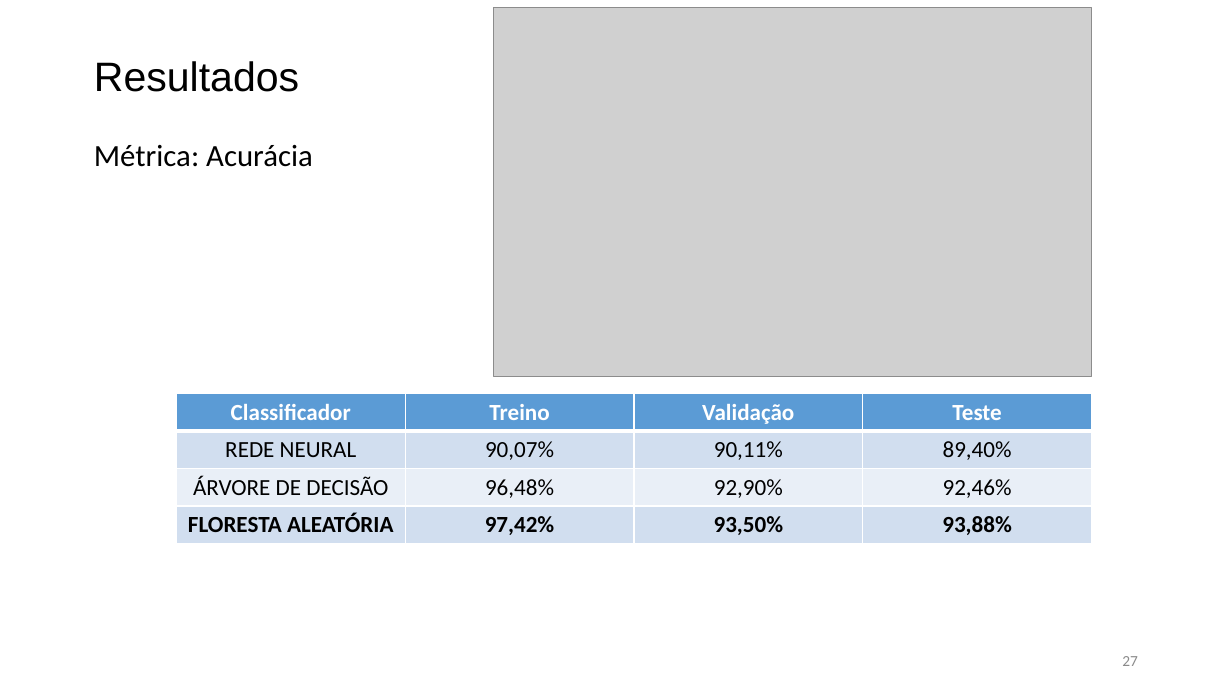
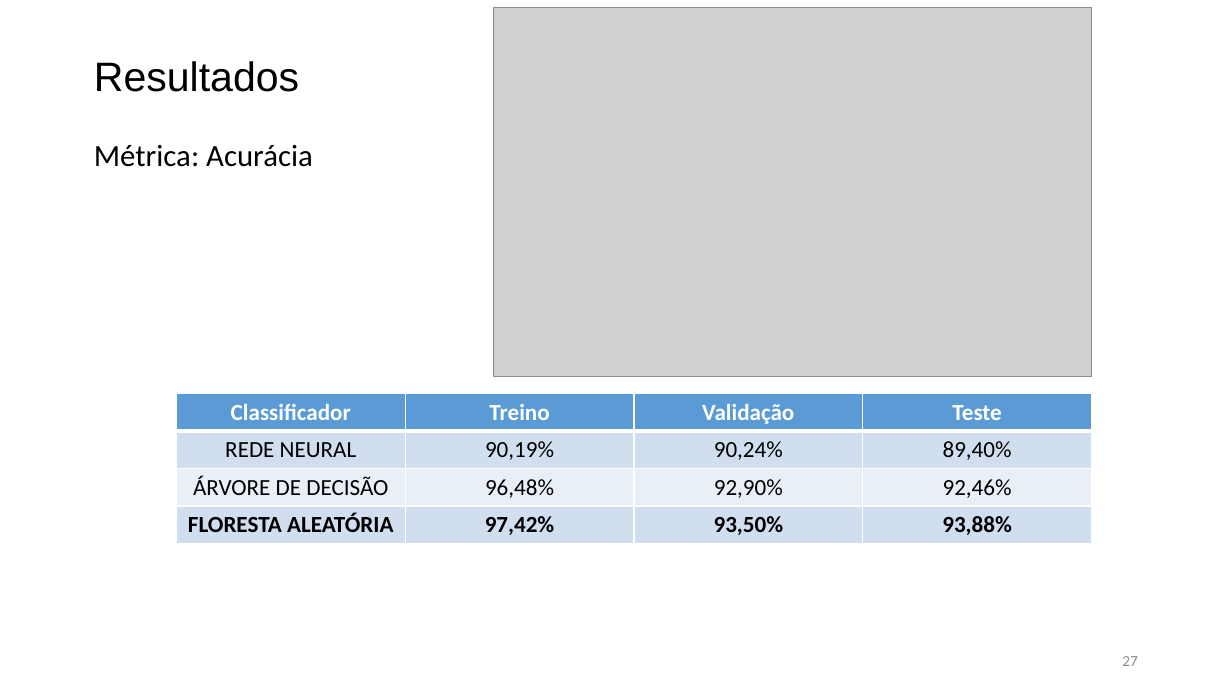
Before and after one commit to danilocoura/Aprendizagem-de-Maquina, a slide deck: slide 27 of Projeto/apresentacao Aprendizagem de Maquina.pptx. Drawn at 1232x693 pixels with LibreOffice and Linux fonts; fonts in the diff are those of the drawing; grey boxes stand for pictures. Boxes give left, top, right and bottom in pixels: in the first picture for what was removed or moved away, otherwise in the second. Text is boxed around its words. In the diff, an @@ line names an element or a change of style, - is before the commit and + after.

```diff
--- a/Projeto/apresentacao Aprendizagem de Maquina.pptx
+++ b/Projeto/apresentacao Aprendizagem de Maquina.pptx
@@ table at (177,394,1093,543) @@
-row 2, column 2: 90,07%
+row 2, column 2: 90,19%
-row 2, column 3: 90,11%
+row 2, column 3: 90,24%
```
Also in this commit, not shown: 3 other slides changed, 1 slide added, 2 other files.
